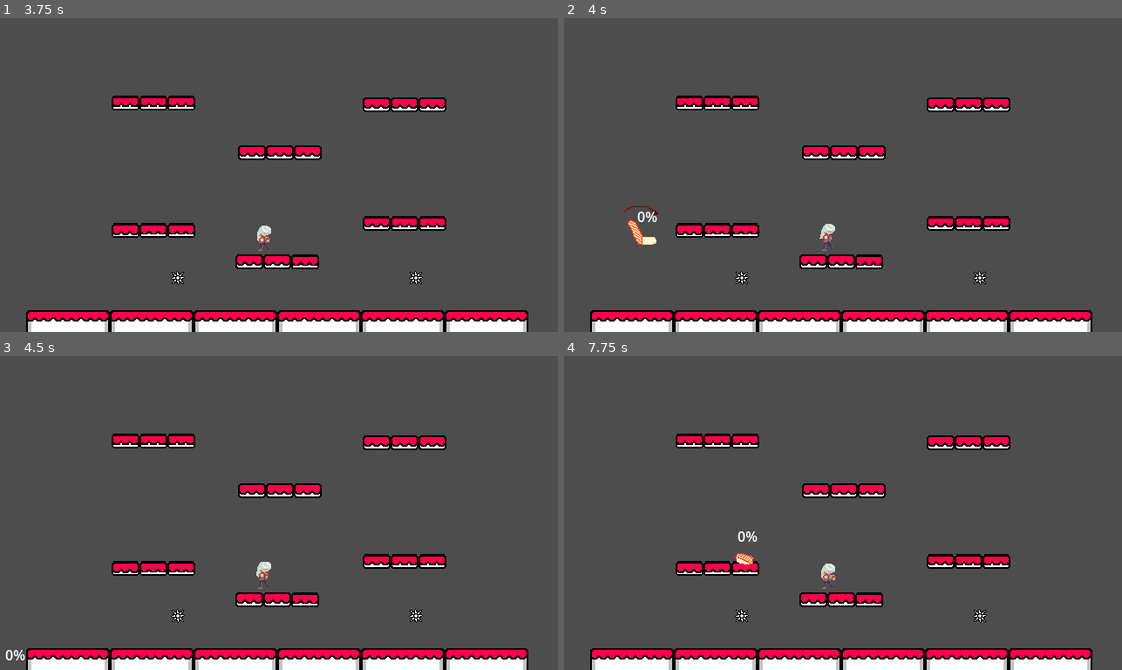
Above: before the commit, frames 1-4 (two rows, left to right).
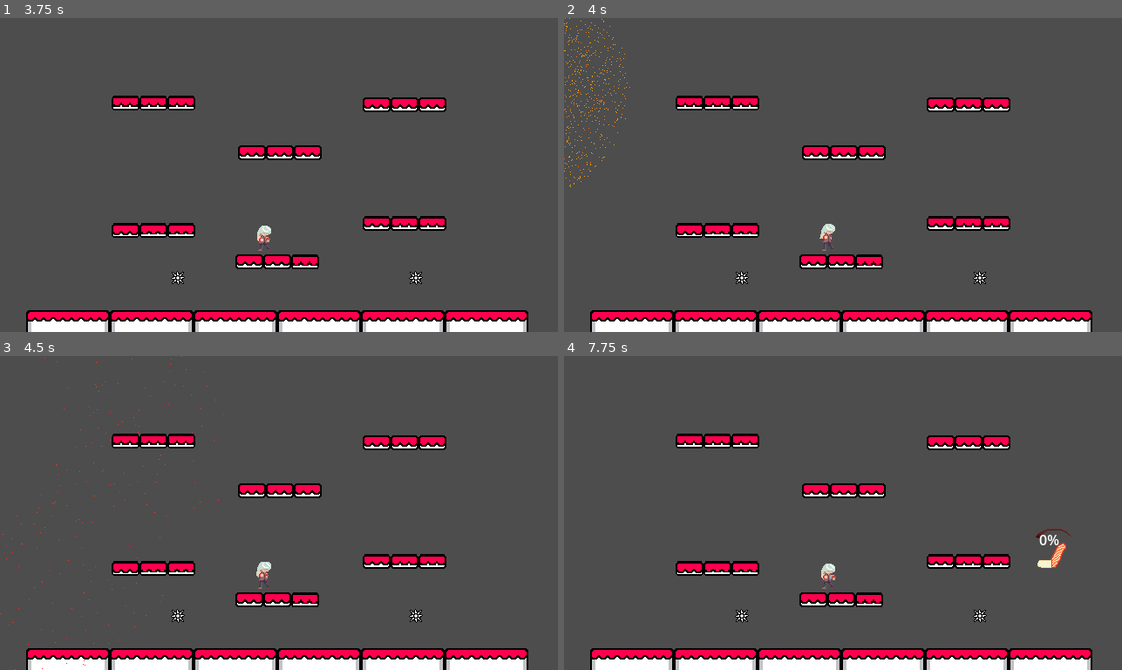
Above: after the commit, the same moments.

Repository: ChrisFlanOrg/Untitled-Fighting-Game
Game: Godot game, scene res://main.tscn
The game is run twice, just before and just after one commit, with the same random seed, the same clock (stepped at 60 frames per second) and the same inputs.
Inputs:
- Up to frame 1 (3.75 s): hold Right (ui_right) 0.53-2.03 s; tap Keypad 0 (Attack) every 0.75 s from 0.6 to 3.6 s; tap Space (Jump) at 0.77, 1.52, 3.02 s; hold Left (ui_left) from 2.03 s (still down)
- Up to frame 2 (4 s): keep holding Left (ui_left); tap Space (Jump) at 3.77 s
- Up to frame 3 (4.5 s): release Left (ui_left) at 4.28 s; hold Right (ui_right) from 4.28 s (still down); tap Keypad 0 (Attack) at 4.35 s
- Up to frame 4 (7.75 s): keep holding Right (ui_right); tap Space (Jump) at 4.52, 6.02, 6.77, 7.52 s; tap Keypad 0 (Attack) every 0.75 s from 5.1 to 7.35 s

Frame 1 is identical in both runs. In frame 2, 0.5% of the frame differs, in the area x 0-17%, y 0-73%; in frame 3, 0.1%; in frame 4, 0.5%.

Commit message:
Add death explosion

Diff:
--- /dev/null
+++ b/explosion.gd
@@ -0,0 +1,8 @@
+extends GPUParticles2D
+
+@onready var timeCreated = Time.get_ticks_msec()
+
+func _process(delta):
+	if Time.get_ticks_msec() - timeCreated > 3000:
+		print("cleaning up explosion")
+		queue_free()
--- /dev/null
+++ b/explosion.tscn
@@ -0,0 +1,28 @@
+[gd_scene load_steps=5 format=3 uid="uid://dgwvstnrmjtp6"]
+
+[ext_resource type="Script" path="res://explosion.gd" id="1_ocvsu"]
+
+[sub_resource type="Gradient" id="Gradient_mqg1b"]
+colors = PackedColorArray(0.894118, 0.976471, 0, 1, 1, 0.113725, 0.196078, 1)
+
+[sub_resource type="GradientTexture1D" id="GradientTexture1D_ey1ll"]
+gradient = SubResource("Gradient_mqg1b")
+
+[sub_resource type="ParticleProcessMaterial" id="ParticleProcessMaterial_d0tca"]
+lifetime_randomness = 0.5
+particle_flag_disable_z = true
+inherit_velocity_ratio = 30.0
+spread = 180.0
+initial_velocity_min = 30.0
+initial_velocity_max = 75.0
+gravity = Vector3(0, 0, 0)
+color_ramp = SubResource("GradientTexture1D_ey1ll")
+
+[node name="GPUParticles2D" type="GPUParticles2D"]
+scale = Vector2(5, 5)
+emitting = false
+amount = 2000
+process_material = SubResource("ParticleProcessMaterial_d0tca")
+one_shot = true
+explosiveness = 1.0
+script = ExtResource("1_ocvsu")
--- a/main.tscn
+++ b/main.tscn
@@ -1,10 +1,11 @@
-[gd_scene load_steps=8 format=3 uid="uid://bjaq3iake2tdi"]
+[gd_scene load_steps=9 format=3 uid="uid://bjaq3iake2tdi"]
 
 [ext_resource type="PackedScene" uid="uid://bfu3du8iqtgv8" path="res://floor.tscn" id="1_28al0"]
 [ext_resource type="PackedScene" uid="uid://8nsf0aljahad" path="res://platform.tscn" id="1_g5dwr"]
 [ext_resource type="PackedScene" uid="uid://mu6ao2kqd4c8" path="res://player.tscn" id="3_xp57j"]
 [ext_resource type="Script" path="res://dummy.gd" id="4_pvqfg"]
 [ext_resource type="PackedScene" uid="uid://bxxbcgmy3a52b" path="res://boundary.tscn" id="6_5r0aj"]
+[ext_resource type="PackedScene" uid="uid://dgwvstnrmjtp6" path="res://explosion.tscn" id="6_5y6pq"]
 [ext_resource type="PackedScene" uid="uid://fpkjab5rag02" path="res://sushi.tscn" id="6_mjlyl"]
 [ext_resource type="PackedScene" uid="uid://c2txm22bbdv4g" path="res://hazard.tscn" id="7_nke1a"]
 
@@ -92,20 +93,24 @@
 [node name="Boundary" parent="." node_paths=PackedStringArray("respawn_position") instance=ExtResource("6_5r0aj")]
 position = Vector2(310, -41)
 respawn_position = NodePath("../Position2D")
+deathParticle = ExtResource("6_5y6pq")
 
 [node name="Boundary2" parent="." node_paths=PackedStringArray("respawn_position") instance=ExtResource("6_5r0aj")]
 position = Vector2(294, 426)
 respawn_position = NodePath("../Position2D")
+deathParticle = ExtResource("6_5y6pq")
 
 [node name="Boundary3" parent="." node_paths=PackedStringArray("respawn_position") instance=ExtResource("6_5r0aj")]
-position = Vector2(-131, 237)
+position = Vector2(-76, 222)
 rotation = 1.5708
 respawn_position = NodePath("../Position2D")
+deathParticle = ExtResource("6_5y6pq")
 
 [node name="Boundary4" parent="." node_paths=PackedStringArray("respawn_position") instance=ExtResource("6_5r0aj")]
 position = Vector2(745, 123)
 rotation = 1.5708
 respawn_position = NodePath("../Position2D")
+deathParticle = ExtResource("6_5y6pq")
 
 [node name="Position2D" type="Node2D" parent="."]
 position = Vector2(144, 168)
--- a/scripts/boundary.gd
+++ b/scripts/boundary.gd
@@ -9,6 +9,8 @@
 # Respawn position for the player (you can set this in the editor)
 @export var respawn_position: Node2D
 
+@export var deathParticle : PackedScene
+
 # Trigger when something enters the boundary
 func _on_body_entered(body) -> void:
 	# Check if the body is the player
@@ -19,10 +21,19 @@
 
 # Function to "kill" the player by resetting their position
 func kill_player(body) -> void:
-	# Reset the player's position
-	body.position = respawn_position.position
+	var _particle = deathParticle.instantiate()
+	_particle.position = body.position
+	_particle.emitting = true
+	get_tree().current_scene.add_child(_particle)
+
 	# You can add additional death logic here, such as resetting health, playing animations, etc.
-	print("Player has died and respawned.")
+	print("Player has died.")
 
 	# Emit the signal that the player has died (for other systems to listen to)
 	emit_signal("player_died")
+
+	var timer:SceneTreeTimer = get_tree().create_timer(2.0)
+	timer.timeout.connect(func():
+		body.position = respawn_position.position
+		print("Player has respawned.")
+	)
